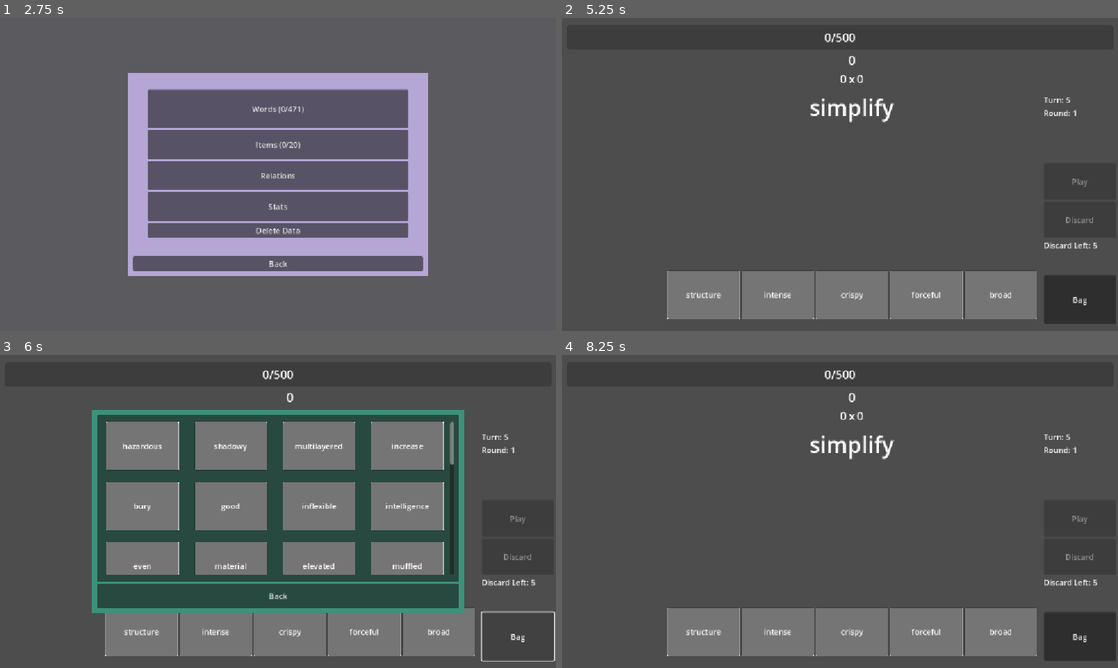
Above: before the commit, frames 1-4 (two rows, left to right).
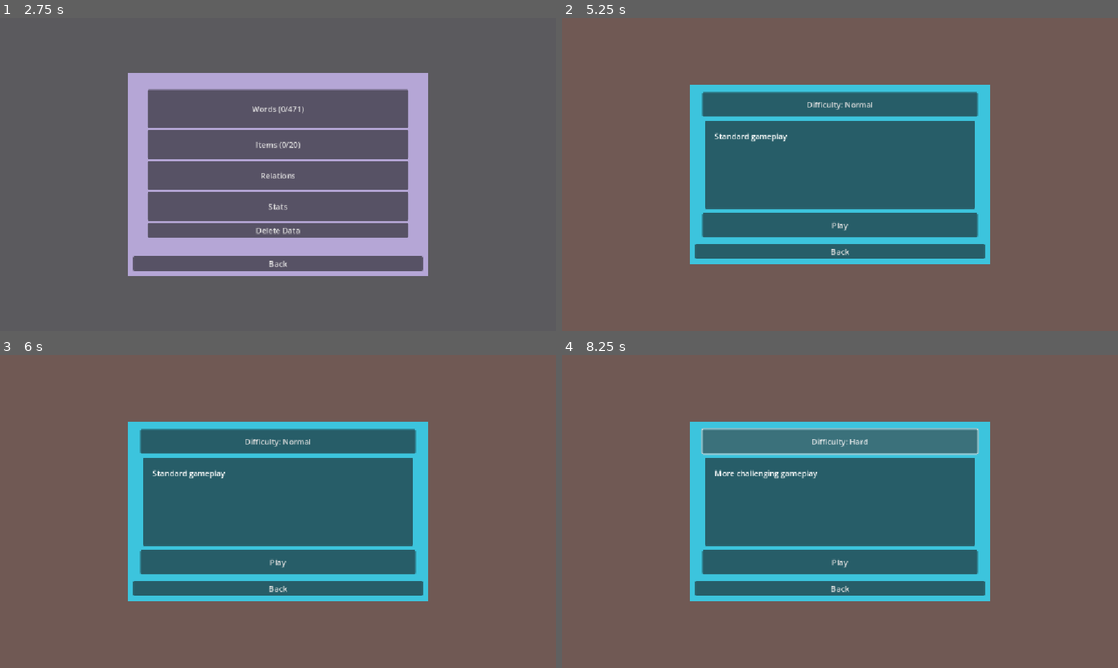
Above: after the commit, the same moments.

Repository: BMinh166/english-game-learning
Game: Godot game, scene res://scenes/Screen/main_menu.tscn
Same seed, same stepped clock (60 frames per second), same inputs: the game is played once before the commit and once after it.
Inputs (mouse positions are in pixels of both pictures, inside the frame that each line leads up to):
- Up to frame 1 (2.75 s): click "Settings" at 0.5 s; click "Back" at 1.25 s; click "Collection" at 2 s
- Up to frame 2 (5.25 s): click "Stats" at 2.75 s; click "Back" at 3.5 s; click "Back" at 4.25 s; click "Play" at 5 s
- Up to frame 3 (6 s): click (517, 636) at 5.75 s, where only the run before the commit has a clickable "Bag"
- Up to frame 4 (8.25 s): click "Back" at 6.5 s; click (717, 589) at 7.25 s, where only the run after the commit has a clickable "Play"; click (840, 442) at 8 s, where only the run after the commit has a clickable "Difficulty: Normal"

Frame 1 is identical in both runs. In frame 2, 100% of the frame differs, in the area x 0-100%, y 0-100%; in frame 3, 100%; in frame 4, 100%.

Commit message:
Finish basic Game

Diff:
--- a/autoload/Localization.gd
+++ b/autoload/Localization.gd
@@ -78,6 +78,15 @@
 
 		"undiscovered_item": "Undiscovered Item",
 
+		"bag": "Bag",
+
+		"continue": "Continue",
+		"difficulty": "Difficulty",
+
+		"easy_desc": "Relaxed gameplay",
+		"normal_desc": "Standard gameplay",
+		"hard_desc": "More challenging gameplay",
+
 	},
 
 	"vi": {
@@ -149,6 +158,15 @@
 		"discard": "Bỏ",
 
 		"undiscovered_item": "Vật phẩm chưa khám phá",
+
+		"bag": "Túi đồ",
+
+		"continue": "Tiếp tục",
+		"difficulty": "Độ khó",
+
+		"easy_desc": "Lối chơi thư giãn",
+		"normal_desc": "Lối chơi tiêu chuẩn",
+		"hard_desc": "Thử thách hơn",
 	}
 }
 
--- a/autoload/SaveManager.gd
+++ b/autoload/SaveManager.gd
@@ -374,6 +374,15 @@
 
 	return best_word
 
+func has_active_run() -> bool:
+
+	return save_data.get(
+		"current_run",
+		{}
+	).get(
+		"active",
+		false
+	)
 
 func get_setting(key, default_value = null):
 
--- a/scenes/Bag/Bag.gd
+++ b/scenes/Bag/Bag.gd
@@ -1,11 +1,20 @@
 extends Control
 
 @export var bag_popup_scene: PackedScene
+@onready var button = $Button
 
 var popup = null
 
 func _ready():
 	GameManager.connect("update_state_ui", _on_game_update)
+
+	update_language_ui()
+
+func update_language_ui():
+
+	button.text = Localization.tr_ui(
+		"bag"
+	)
 
 func _on_game_update(_state):
 	if popup != null and is_instance_valid(popup):
--- a/scenes/Items/item_container.tscn
+++ b/scenes/Items/item_container.tscn
@@ -1,7 +1,6 @@
-[gd_scene load_steps=3 format=3 uid="uid://dfacalig5kwqo"]
+[gd_scene load_steps=2 format=3 uid="uid://dfacalig5kwqo"]
 
 [ext_resource type="Script" uid="uid://bunmy5haabq1n" path="res://scenes/Items/ItemContainer.gd" id="1_1781g"]
-[ext_resource type="PackedScene" uid="uid://dibgjlfac13mo" path="res://scenes/Items/item.tscn" id="1_e1fji"]
 
 [node name="ItemContainer" type="Control"]
 custom_minimum_size = Vector2(199.795, 536)
@@ -12,29 +11,23 @@
 size_flags_vertical = 3
 script = ExtResource("1_1781g")
 
+[node name="ColorRect" type="ColorRect" parent="."]
+custom_minimum_size = Vector2(170, 536)
+layout_mode = 0
+offset_right = 170.0
+offset_bottom = 536.0
+color = Color(0.5451974, 0.40185362, 0.2785745, 1)
+
 [node name="MarginContainer" type="MarginContainer" parent="."]
+custom_minimum_size = Vector2(200, 505)
 layout_mode = 0
-offset_right = 40.0
-offset_bottom = 40.0
+offset_right = 200.0
+offset_bottom = 535.0
 theme_override_constants/margin_left = 10
 theme_override_constants/margin_top = 10
 theme_override_constants/margin_right = 40
 theme_override_constants/margin_bottom = 10
 
 [node name="VBoxContainer" type="VBoxContainer" parent="MarginContainer"]
+custom_minimum_size = Vector2(150, 515)
 layout_mode = 2
-
-[node name="Item" parent="MarginContainer/VBoxContainer" instance=ExtResource("1_e1fji")]
-layout_mode = 2
-
-[node name="Item2" parent="MarginContainer/VBoxContainer" instance=ExtResource("1_e1fji")]
-layout_mode = 2
-
-[node name="Item3" parent="MarginContainer/VBoxContainer" instance=ExtResource("1_e1fji")]
-layout_mode = 2
-
-[node name="Item4" parent="MarginContainer/VBoxContainer" instance=ExtResource("1_e1fji")]
-layout_mode = 2
-
-[node name="Item5" parent="MarginContainer/VBoxContainer" instance=ExtResource("1_e1fji")]
-layout_mode = 2
--- /dev/null
+++ b/scenes/Screen/new_game_menu.tscn
@@ -0,0 +1,98 @@
+[gd_scene load_steps=2 format=3 uid="uid://qswr6w6fm7ch"]
+
+[ext_resource type="Script" uid="uid://bwe1c5ft61sv8" path="res://scripts/Screen/NewGameMenu.gd" id="1_kuuuo"]
+
+[node name="NewGameMenu" type="Control"]
+layout_mode = 3
+anchors_preset = 15
+anchor_right = 1.0
+anchor_bottom = 1.0
+grow_horizontal = 2
+grow_vertical = 2
+script = ExtResource("1_kuuuo")
+
+[node name="Background" type="ColorRect" parent="."]
+layout_mode = 1
+anchors_preset = 15
+anchor_right = 1.0
+anchor_bottom = 1.0
+grow_horizontal = 2
+grow_vertical = 2
+color = Color(0.98039216, 0.5372549, 0.44705883, 0.20392157)
+
+[node name="CenterContainer" type="CenterContainer" parent="."]
+layout_mode = 1
+anchors_preset = 15
+anchor_right = 1.0
+anchor_bottom = 1.0
+grow_horizontal = 2
+grow_vertical = 2
+
+[node name="MenuBackground" type="ColorRect" parent="CenterContainer"]
+custom_minimum_size = Vector2(620, 370)
+layout_mode = 2
+color = Color(0.23729849, 0.7669764, 0.8663433, 1)
+
+[node name="MarginContainer" type="MarginContainer" parent="CenterContainer"]
+layout_mode = 2
+theme_override_constants/margin_left = 10
+theme_override_constants/margin_top = 10
+theme_override_constants/margin_right = 10
+theme_override_constants/margin_bottom = 10
+
+[node name="MenuContainer" type="VBoxContainer" parent="CenterContainer/MarginContainer"]
+custom_minimum_size = Vector2(600, 350)
+layout_mode = 2
+
+[node name="MarginContainer" type="MarginContainer" parent="CenterContainer/MarginContainer/MenuContainer"]
+layout_mode = 2
+size_flags_vertical = 3
+theme_override_constants/margin_left = 15
+theme_override_constants/margin_top = 5
+theme_override_constants/margin_right = 15
+theme_override_constants/margin_bottom = 10
+
+[node name="VBoxContainer" type="VBoxContainer" parent="CenterContainer/MarginContainer/MenuContainer/MarginContainer"]
+layout_mode = 2
+
+[node name="DifficultyButton" type="Button" parent="CenterContainer/MarginContainer/MenuContainer/MarginContainer/VBoxContainer"]
+custom_minimum_size = Vector2(0, 50)
+layout_mode = 2
+text = "Difficulty"
+
+[node name="MarginContainer" type="MarginContainer" parent="CenterContainer/MarginContainer/MenuContainer/MarginContainer/VBoxContainer"]
+layout_mode = 2
+size_flags_vertical = 3
+theme_override_constants/margin_left = 5
+theme_override_constants/margin_top = 5
+theme_override_constants/margin_right = 5
+theme_override_constants/margin_bottom = 5
+
+[node name="Panel" type="Panel" parent="CenterContainer/MarginContainer/MenuContainer/MarginContainer/VBoxContainer/MarginContainer"]
+layout_mode = 2
+
+[node name="MarginContainer" type="MarginContainer" parent="CenterContainer/MarginContainer/MenuContainer/MarginContainer/VBoxContainer/MarginContainer"]
+layout_mode = 2
+theme_override_constants/margin_left = 20
+theme_override_constants/margin_top = 20
+theme_override_constants/margin_right = 20
+theme_override_constants/margin_bottom = 20
+
+[node name="DescriptionLabel" type="Label" parent="CenterContainer/MarginContainer/MenuContainer/MarginContainer/VBoxContainer/MarginContainer/MarginContainer"]
+custom_minimum_size = Vector2(0, 140)
+layout_mode = 2
+size_flags_vertical = 1
+autowrap_mode = 3
+
+[node name="PlayButton" type="Button" parent="CenterContainer/MarginContainer/MenuContainer/MarginContainer/VBoxContainer"]
+custom_minimum_size = Vector2(0, 50)
+layout_mode = 2
+text = "Play"
+
+[node name="BackButton" type="Button" parent="CenterContainer/MarginContainer/MenuContainer"]
+layout_mode = 2
+text = "Back"
+
+[connection signal="pressed" from="CenterContainer/MarginContainer/MenuContainer/MarginContainer/VBoxContainer/DifficultyButton" to="." method="_on_difficulty_button_pressed"]
+[connection signal="pressed" from="CenterContainer/MarginContainer/MenuContainer/MarginContainer/VBoxContainer/PlayButton" to="." method="_on_play_button_pressed"]
+[connection signal="pressed" from="CenterContainer/MarginContainer/MenuContainer/BackButton" to="." method="_on_back_button_pressed"]
--- /dev/null
+++ b/scenes/Screen/play_game_menu.tscn
@@ -0,0 +1,87 @@
+[gd_scene load_steps=2 format=3 uid="uid://bv2soc40dixcp"]
+
+[ext_resource type="Script" uid="uid://jj2gxesi2kxs" path="res://scripts/Screen/PlayGameMenu.gd" id="1_3t2cb"]
+
+[node name="PlayGameMenu" type="Control"]
+layout_mode = 3
+anchors_preset = 15
+anchor_right = 1.0
+anchor_bottom = 1.0
+grow_horizontal = 2
+grow_vertical = 2
+script = ExtResource("1_3t2cb")
+
+[node name="Background" type="ColorRect" parent="."]
+layout_mode = 1
+anchors_preset = 15
+anchor_right = 1.0
+anchor_bottom = 1.0
+grow_horizontal = 2
+grow_vertical = 2
+color = Color(0.39607844, 0.54509807, 0.63529414, 0.2784314)
+
+[node name="CenterContainer" type="CenterContainer" parent="."]
+layout_mode = 1
+anchors_preset = 15
+anchor_right = 1.0
+anchor_bottom = 1.0
+grow_horizontal = 2
+grow_vertical = 2
+
+[node name="MenuBackground" type="ColorRect" parent="CenterContainer"]
+custom_minimum_size = Vector2(410, 210)
+layout_mode = 2
+color = Color(0.6509661, 0.6273783, 0.47677058, 1)
+
+[node name="MarginContainer" type="MarginContainer" parent="CenterContainer"]
+layout_mode = 2
+theme_override_constants/margin_left = 5
+theme_override_constants/margin_top = 5
+theme_override_constants/margin_right = 5
+theme_override_constants/margin_bottom = 5
+
+[node name="MenuContainer" type="VBoxContainer" parent="CenterContainer/MarginContainer"]
+custom_minimum_size = Vector2(400, 200)
+layout_mode = 2
+
+[node name="MarginContainer" type="MarginContainer" parent="CenterContainer/MarginContainer/MenuContainer"]
+layout_mode = 2
+size_flags_vertical = 3
+theme_override_constants/margin_left = 5
+theme_override_constants/margin_top = 5
+theme_override_constants/margin_right = 5
+theme_override_constants/margin_bottom = 5
+
+[node name="Panel" type="Panel" parent="CenterContainer/MarginContainer/MenuContainer/MarginContainer"]
+layout_mode = 2
+
+[node name="MarginContainer" type="MarginContainer" parent="CenterContainer/MarginContainer/MenuContainer/MarginContainer"]
+layout_mode = 2
+theme_override_constants/margin_left = 10
+theme_override_constants/margin_top = 10
+theme_override_constants/margin_right = 10
+theme_override_constants/margin_bottom = 10
+
+[node name="ButtonContainer" type="VBoxContainer" parent="CenterContainer/MarginContainer/MenuContainer/MarginContainer/MarginContainer"]
+layout_mode = 2
+size_flags_vertical = 4
+
+[node name="NewGameButton" type="Button" parent="CenterContainer/MarginContainer/MenuContainer/MarginContainer/MarginContainer/ButtonContainer"]
+custom_minimum_size = Vector2(0, 50)
+layout_mode = 2
+size_flags_vertical = 6
+text = "New Game"
+
+[node name="ContinueButton" type="Button" parent="CenterContainer/MarginContainer/MenuContainer/MarginContainer/MarginContainer/ButtonContainer"]
+custom_minimum_size = Vector2(0, 50)
+layout_mode = 2
+size_flags_vertical = 6
+text = "Continue Game"
+
+[node name="BackButton" type="Button" parent="CenterContainer/MarginContainer/MenuContainer"]
+layout_mode = 2
+text = "Back"
+
+[connection signal="pressed" from="CenterContainer/MarginContainer/MenuContainer/MarginContainer/MarginContainer/ButtonContainer/NewGameButton" to="." method="_on_new_game_button_pressed"]
+[connection signal="pressed" from="CenterContainer/MarginContainer/MenuContainer/MarginContainer/MarginContainer/ButtonContainer/ContinueButton" to="." method="_on_continue_button_pressed"]
+[connection signal="pressed" from="CenterContainer/MarginContainer/MenuContainer/BackButton" to="." method="_on_back_button_pressed"]
--- a/scripts/Game.gd
+++ b/scripts/Game.gd
@@ -6,9 +6,14 @@
 var pause_cooldown := false
 
 func _ready():
-	GameManager.start_game()
 
-	GameManager.emit_signal("update_item_ui")
+	if SaveManager.has_active_run():
+
+		GameManager.load_current_run()
+
+	else:
+
+		GameManager.start_game()
 
 func _unhandled_input(event):
 
--- a/scripts/GameManager.gd
+++ b/scripts/GameManager.gd
@@ -60,8 +60,8 @@
 
 	apply_game_speed()
 
-	if !load_current_run():
-		start_game()
+	#if !load_current_run():
+		#start_game()
 		#
 
 
@@ -790,7 +790,9 @@
 	score -= target_score
 	target_score = int(target_score * 1.5)
 	setup_round()
-
+	SaveManager.save_current_run(
+		build_round_save()
+	)
 	print("=== NEXT ROUND ===")
 
 func continue_next_round():
@@ -1078,63 +1080,172 @@
 	for word in bag:
 		bag_words.append(word["text"])
 
-	var item_ids = []
+	var item_data = []
 
 	for item in item_manager.get_items():
-		item_ids.append(item["id"])
+
+		item_data.append(item.duplicate(true))
 
 	return {
 		"round": round,
 		"score": score,
 		"target_score": target_score,
 		"turn": turn,
-		"current_word": current_word["text"],
-		"hand": hand_words,
-		"bag": bag_words,
-		"reward_reroll_left": reward_reroll_left,
-		"items": item_ids
+		"max_turn": max_turn,
+
+		"discard_left": discard_left,
+
+		"reward_reroll_left":
+			reward_reroll_left,
+
+		"pending_turn_bonus":
+			pending_turn_bonus,
+
+		"current_word":
+			current_word["text"],
+
+		"hand":
+			hand_words,
+
+		"bag":
+			bag_words,
+
+		"items":
+			item_data,
+
+		"run_used_items":
+			run_used_items.duplicate(true)
 	}
 
 func load_current_run():
 
-	var run = SaveManager.save_data["current_run"]
+	var run = SaveManager.save_data[
+		"current_run"
+	]
 
 	if !run["active"]:
 		return false
 
 	var data = run["round_state"]
 
-	round = data["round"]
-	score = data["score"]
-	target_score = data["target_score"]
-	turn = data["turn"]
-
-	current_word = WordDB.WORDS[data["current_word"]]
-
-	reward_reroll_left = data["reward_reroll_left"]
+	round = data.get("round", 1)
+
+	score = data.get("score", 0)
+
+	target_score = data.get(
+		"target_score",
+		500
+	)
+
+	turn = data.get("turn", 5)
+
+	max_turn = data.get(
+		"max_turn",
+		5
+	)
+
+	discard_left = data.get(
+		"discard_left",
+		max_discard
+	)
+
+	reward_reroll_left = data.get(
+		"reward_reroll_left",
+		max_reward_reroll
+	)
+
+	pending_turn_bonus = data.get(
+		"pending_turn_bonus",
+		0
+	)
+
+	# =====================
+	# CURRENT WORD
+	# =====================
+
+	var current_word_id = data.get(
+		"current_word",
+		""
+	)
+
+	if WordDB.WORDS.has(current_word_id):
+
+		current_word = WordDB.WORDS[
+			current_word_id
+		]
+
+	# =====================
+	# HAND
+	# =====================
 
 	hand.clear()
 
-	for word_id in data["hand"]:
-		hand.append(
-			WordDB.WORDS[word_id]
+	for word_id in data.get("hand", []):
+
+		if WordDB.WORDS.has(word_id):
+
+			hand.append(
+				WordDB.WORDS[word_id]
+			)
+
+	# =====================
+	# BAG
+	# =====================
+
+	bag.clear()
+
+	for word_id in data.get("bag", []):
+
+		if WordDB.WORDS.has(word_id):
+
+			bag.append(
+				WordDB.WORDS[word_id]
+			)
+
+	# =====================
+	# ITEMS
+	# =====================
+
+	item_manager.reset_items()
+
+	for item_data in data.get("items", []):
+
+		item_manager.items.append(
+			item_data.duplicate(true)
 		)
 
-	bag.clear()
-
-	for word_id in data["bag"]:
-		bag.append(
-			WordDB.WORDS[word_id]
-		)
-
-	item_manager.reset_items()
-
-	for item_id in data["items"]:
-		item_manager.add_item(item_id)
-		run_used_items[item_id] = true
+	# =====================
+	# RUN USED ITEMS
+	# =====================
+
+	run_used_items = data.get(
+		"run_used_items",
+		{}
+	).duplicate(true)
+
+	# =====================
+	# IMPORTANT
+	# =====================
+
+	is_scoring = false
+
+	reward_popup_open = false
+
+	# =====================
+	# UI REFRESH
+	# =====================
 
 	emit_signal("update_item_ui")
-	emit_signal("update_state_ui", get_state())
+
+	emit_signal(
+		"update_state_ui",
+		get_state()
+	)
+
+	print("RUN LOADED")
+	print("ROUND:", round)
+	print("HAND:", hand)
+	print("CURRENT:", current_word)
 
 	return true
 
--- a/scripts/Screen/CollectionMenu.gd
+++ b/scripts/Screen/CollectionMenu.gd
@@ -134,6 +134,8 @@
 
 			GameManager.reset_state()
 
+			Localization.set_language("en")
+
 			get_tree().change_scene_to_file(
 				"res://scenes/Screen/main_menu.tscn"
 			)
--- a/scripts/Screen/MainMenu.gd
+++ b/scripts/Screen/MainMenu.gd
@@ -30,10 +30,29 @@
 
 
 func _on_play_button_pressed() -> void:
-	GameManager.reset_state()
+
+	var has_run = SaveManager.save_data[
+		"current_run"
+	]["active"]
+
+	# =====================
+	# CONTINUE AVAILABLE
+	# =====================
+
+	if has_run:
+
+		get_tree().change_scene_to_file(
+			"res://scenes/Screen/play_game_menu.tscn"
+		)
+
+		return
+
+	# =====================
+	# NO RUN
+	# =====================
 
 	get_tree().change_scene_to_file(
-		"res://scenes/Main.tscn"
+		"res://scenes/Screen/new_game_menu.tscn"
 	)
 
 func _on_setting_button_pressed() -> void:
--- /dev/null
+++ b/scripts/Screen/NewGameMenu.gd
@@ -0,0 +1,73 @@
+extends Control
+
+@onready var difficulty_button = $CenterContainer/MarginContainer/MenuContainer/MarginContainer/VBoxContainer/DifficultyButton
+@onready var play_button = $CenterContainer/MarginContainer/MenuContainer/MarginContainer/VBoxContainer/PlayButton
+@onready var back_button = $CenterContainer/MarginContainer/MenuContainer/BackButton
+@onready var description_label = $CenterContainer/MarginContainer/MenuContainer/MarginContainer/VBoxContainer/MarginContainer/MarginContainer/DescriptionLabel
+
+var difficulties = [
+	"easy",
+	"normal",
+	"hard"
+]
+
+var current_index := 1
+
+
+func _ready() -> void:
+
+	update_language_ui()
+
+
+func update_language_ui():
+
+	difficulty_button.text = (
+		Localization.tr_ui("difficulty")
+		+ ": "
+		+ difficulties[current_index].capitalize()
+	)
+
+	play_button.text = Localization.tr_ui(
+		"play"
+	)
+
+	back_button.text = Localization.tr_ui(
+		"back"
+	)
+
+	description_label.text = Localization.tr_ui(
+		difficulties[current_index]
+		+ "_desc"
+	)
+
+
+func _on_difficulty_button_pressed() -> void:
+
+	current_index += 1
+
+	if current_index >= difficulties.size():
+		current_index = 0
+
+	update_language_ui()
+
+
+func _on_play_button_pressed() -> void:
+
+	# clear old run
+	SaveManager.clear_current_run()
+
+	GameManager.reset_state()
+
+	# nếu muốn sau này:
+	# GameManager.difficulty = difficulties[current_index]
+
+	get_tree().change_scene_to_file(
+		"res://scenes/Main.tscn"
+	)
+
+
+func _on_back_button_pressed() -> void:
+
+	get_tree().change_scene_to_file(
+		"res://scenes/Screen/main_menu.tscn"
+	)
--- /dev/null
+++ b/scripts/Screen/PlayGameMenu.gd
@@ -0,0 +1,52 @@
+extends Control
+
+@onready var newgame_button = $CenterContainer/MarginContainer/MenuContainer/MarginContainer/MarginContainer/ButtonContainer/NewGameButton
+@onready var continue_button = $CenterContainer/MarginContainer/MenuContainer/MarginContainer/MarginContainer/ButtonContainer/ContinueButton
+@onready var back_button = $CenterContainer/MarginContainer/MenuContainer/BackButton
+
+
+func _ready() -> void:
+
+	update_language_ui()
+
+	var has_run = SaveManager.save_data[
+		"current_run"
+	]["active"]
+
+	continue_button.visible = has_run
+
+
+func update_language_ui():
+
+	newgame_button.text = Localization.tr_ui(
+		"new_game"
+	)
+
+	continue_button.text = Localization.tr_ui(
+		"continue"
+	)
+
+	back_button.text = Localization.tr_ui(
+		"back"
+	)
+
+
+func _on_new_game_button_pressed() -> void:
+
+	get_tree().change_scene_to_file(
+		"res://scenes/Screen/new_game_menu.tscn"
+	)
+
+
+func _on_continue_button_pressed() -> void:
+
+	get_tree().change_scene_to_file(
+		"res://scenes/Main.tscn"
+	)
+
+
+func _on_back_button_pressed() -> void:
+
+	get_tree().change_scene_to_file(
+		"res://scenes/Screen/main_menu.tscn"
+	)
--- a/scripts/Screen/stats_menu.gd
+++ b/scripts/Screen/stats_menu.gd
@@ -227,10 +227,10 @@
 func safe_text(value):
 
 	if value == null:
-		return "None"
+		return Localization.tr_ui("none")
 
 	if str(value).strip_edges() == "":
-		return "None"
+		return Localization.tr_ui("none")
 
 	return str(value)
 
--- a/scripts/Ui.gd
+++ b/scripts/Ui.gd
@@ -115,16 +115,9 @@
 
 	item_slots.clear()
 
-	# clear cũ
 	for child in item_container.get_children():
 		child.queue_free()
 
-	await get_tree().process_frame
-
-	if !is_inside_tree():
-		return
-
-	# lấy item player đang giữ
 	var items = GameManager.item_manager.get_items()
 
 	for item_instance in items:
@@ -455,13 +448,13 @@
 	turn_label.text = (
 		Localization.tr_ui("turn")
 		+ ": "
-		+ str(current_state.get("turn", 0))
+		+ str(int(current_state.get("turn", 0)))
 	)
 
 	round_label.text = (
 		Localization.tr_ui("round")
 		+ ": "
-		+ str(current_state.get("round", 0))
+		+ str(int(current_state.get("round", 0)))
 	)
 
 	discard_left.text = (
Not shown, added: scripts/Screen/NewGameMenu.gd.uid
Not shown, added: scripts/Screen/PlayGameMenu.gd.uid
